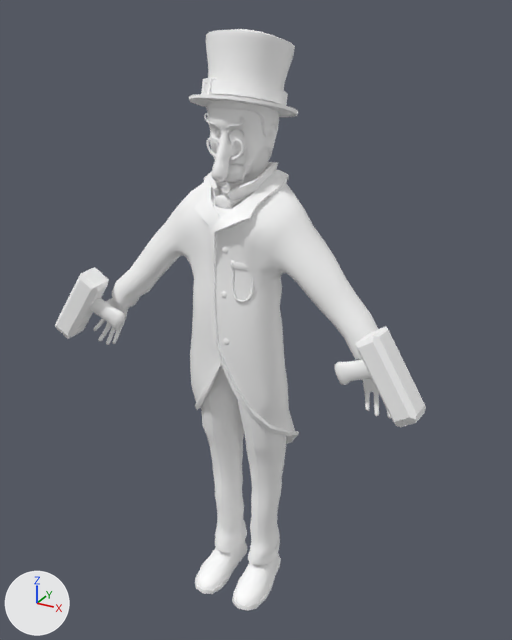
One commit to the FBX model Assets/Characters/Hardwood/Hardwood_SkeletalMesh.fbx: the scene before it, then after it.
The view is the same before and after, from a 50 mm camera at (0.918, -1.571, 1.712) aimed at (0.01, 0.079, 0.887). The axes (+X, +Y, +Z) are drawn at lower left. The lights are the same throughout. The picture after the commit comes second. Vertices at exactly the same position are counted once.

Before the edit, the objects in view are built like this:
```python
me_mesh = bpy.data.meshes.new('Mesh')
me_mesh.from_pydata(...)  # 7927 vertices, 7839 faces; spans x -58.0..56.0, y 0.0..159.0, z -23.0..14.0
# faces by material slot: [426, 3424, 3989]
me_mesh.materials.append(mat_hardwoodweapons_mat)  # its picture is missing
me_mesh.materials.append(mat_hardwoodbody_mat)  # its picture is missing
me_mesh.materials.append(mat_hardwoodhead_mat)  # its picture is missing
ob_hardwood_mesh = bpy.data.objects.new('Hardwood_Mesh', me_mesh)
ob_hardwood_mesh.location = (0.0, 0.0, 0.0)
ob_hardwood_mesh.rotation_euler = (1.571, 0.0, 0.0)  # degrees (90, 0, 0)
ob_hardwood_mesh.scale = (0.01, 0.0105, 0.01)
```
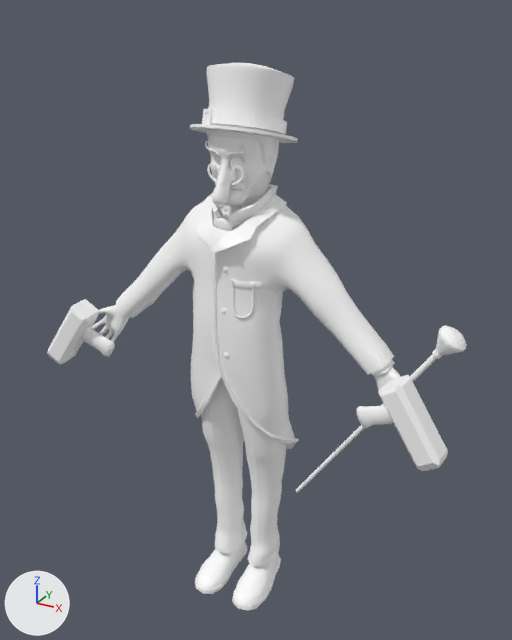
The change, as a diff of the scene's bpy script:
```diff
--- a/Assets/Characters/Hardwood/Hardwood_SkeletalMesh.fbx.py
+++ b/Assets/Characters/Hardwood/Hardwood_SkeletalMesh.fbx.py
@@ me_mesh @@
 # used by ob_hardwood_mesh; location = (0.0, 0.0, 0.0); rotation_euler = (1.571, 0.0, 0.0), in degrees (90, 0, 0); scale = (0.01, 0.0105, 0.01)
-me_mesh.from_pydata(...)  # 7927 vertices, 7839 faces; spans x -58.0..56.0, y 0.0..159.0, z -23.0..14.0
+me_mesh.from_pydata(...)  # 7927 vertices, 7839 faces; spans x -63.0..62.0, y 0.0..159.0, z -18.0..14.0
+# me_mesh part 1: the loose piece of 105 vertices spanning x 32.0..56.0, y 75.0..97.0, z 5.0..14.0 is moved by (7.0, -7.0, 0.0)
+# me_mesh part 2: the loose piece of 130 vertices spanning x -5.0..5.0, y 52.0..124.0, z -23.0..-13.0 is multiplied about its middle by the matrix ((0.648, 0.565, 0.0), (-0.396, 0.842, 0.0), (0.0, 0.0, 0.769)), then moved by (40.0, -18.0, 19.0)
+# me_mesh part 3: the loose piece of 105 vertices spanning x -58.0..-34.0, y 75.0..96.0, z 5.0..14.0 is moved by (-5.0, -7.0, 0.0)
+# me_mesh part 4: 1548 of 7927 vertices moved; they spanned x -50.0..50.0, y 73.0..121.0, z -9.0..9.0 and now span x -54.0..54.0, y 73.0..121.0, z -10.0..7.0; mean shift (0.0, 0.0, -3.0); largest move (-47.0, 73.0, 5.0) -> (-53.0, 74.0, 2.0)
 me_mesh.materials.append(mat_hardwoodweapons_mat)
@@ ob_hardwood_mesh @@
 ob_hardwood_mesh.rotation_euler = (1.571, 0.0, 0.0)  # degrees (90, 0, 0)
-ob_hardwood_mesh.scale = (0.01, 0.0105, 0.01)
+ob_hardwood_mesh.scale = (0.01, 0.01, 0.01)
```

Location of each change, (x1, y1, x2, y2) in pixels of the pictures (512 x 640 px; the box of a moved part takes in the faces that stretch with it):
'Hardwood_Mesh', reshaped, rescaled (13% wider)
    before: (55, 29, 426, 611)
    after: (47, 63, 467, 611)
part 1 of me_mesh, moved or reshaped
    before: (335, 326, 426, 427)
    after: (357, 375, 448, 471)
part 2 of me_mesh, moved or reshaped (mostly hidden before)
    before: (276, 170, 289, 180)
    after: (296, 326, 467, 492)
part 3 of me_mesh, moved or reshaped
    before: (55, 267, 125, 339)
    after: (47, 299, 115, 365)
part 4 of me_mesh, moved or reshaped
    before: (94, 182, 391, 418)
    after: (92, 201, 401, 390)
